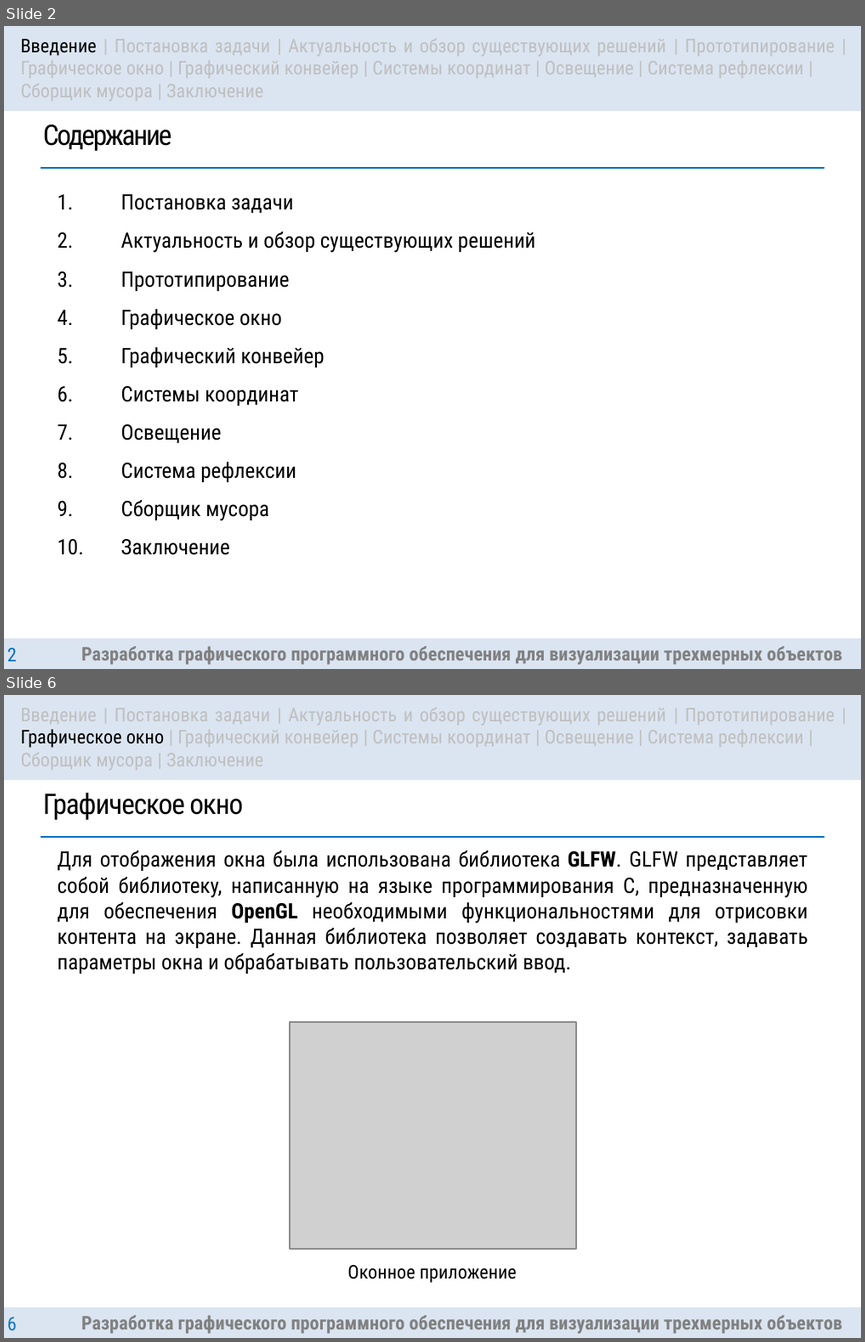
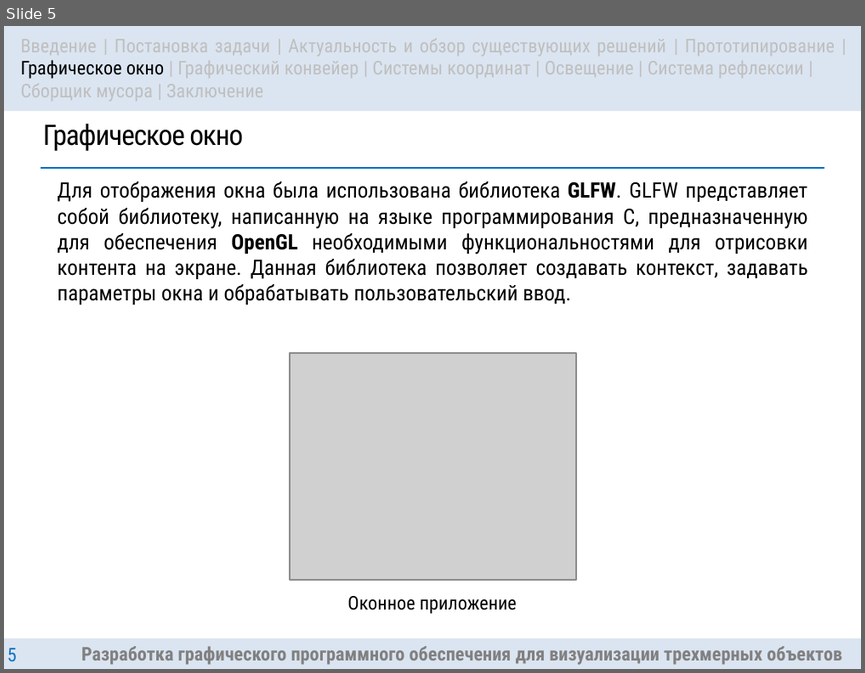
Before and after one commit to DanielDaVinci/Diploma, a slide deck: MIMAPS/presentation/Presentation.pptx. Shown one above the other, each under a label of ours: slides 2 and 6 before the commit, slide 5 after it; the slides between them are not shown. The pictures are 865x1342 and 865x673 pixels, drawn with LibreOffice and Linux fonts; fonts in the diff are those of the drawing; grey boxes stand for pictures. Boxes give left, top, right and bottom in pixels: in the first picture for what was removed or moved away, otherwise in the second. Text is boxed around its words. In the diff, an @@ line names an element or a change of style, - is before the commit and + after.

```diff
--- a/MIMAPS/presentation/Presentation.pptx
+++ b/MIMAPS/presentation/Presentation.pptx
@@ slide 2 removed at (4, 26, 861, 669), background #FFFFFF @@
@@ rectangle removed at (4, 26, 861, 111) @@
-Введение | Постановка задачи | Актуальность и обзор существующих решений | Прототипирование | Графическое окно | Графический конвейер | Системы координат | Освещение | Система рефлексии |
-Сборщик мусора | Заключение
@@ title removed at (43, 125, 172, 151) @@
-Содержание
@@ line removed from (41, 169) to (825, 169) @@
@@ text removed at (121, 194, 536, 556) @@
-1. Постановка задачи
-2. Актуальность и обзор существующих решений
-3. Прототипирование
-4. Графическое окно
-5. Графический конвейер
-6. Системы координат
-7. Освещение
-8. Система рефлексии
-9. Сборщик мусора
-10. Заключение
@@ rectangle removed at (4, 638, 861, 669) @@
-Разработка графического программного обеспечения для визуализации трехмерных объектов
@@ page number removed at (7, 648, 17, 662) @@
-2
@@ what was slide 6 is now slide 5 @@
@@ page number at (7, 648, 17, 662): text changed @@
-6
+5
```
Also in this commit, not shown: 5 slides changed, 1 other slide removed.
